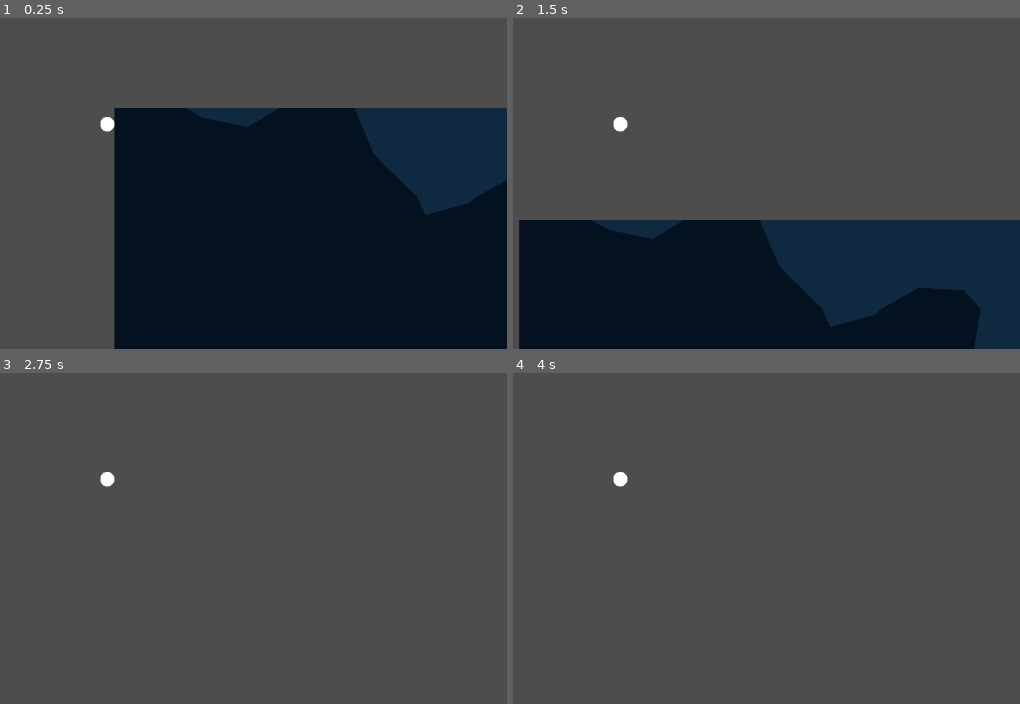
Above: before the commit, frames 1-4 (two rows, left to right).
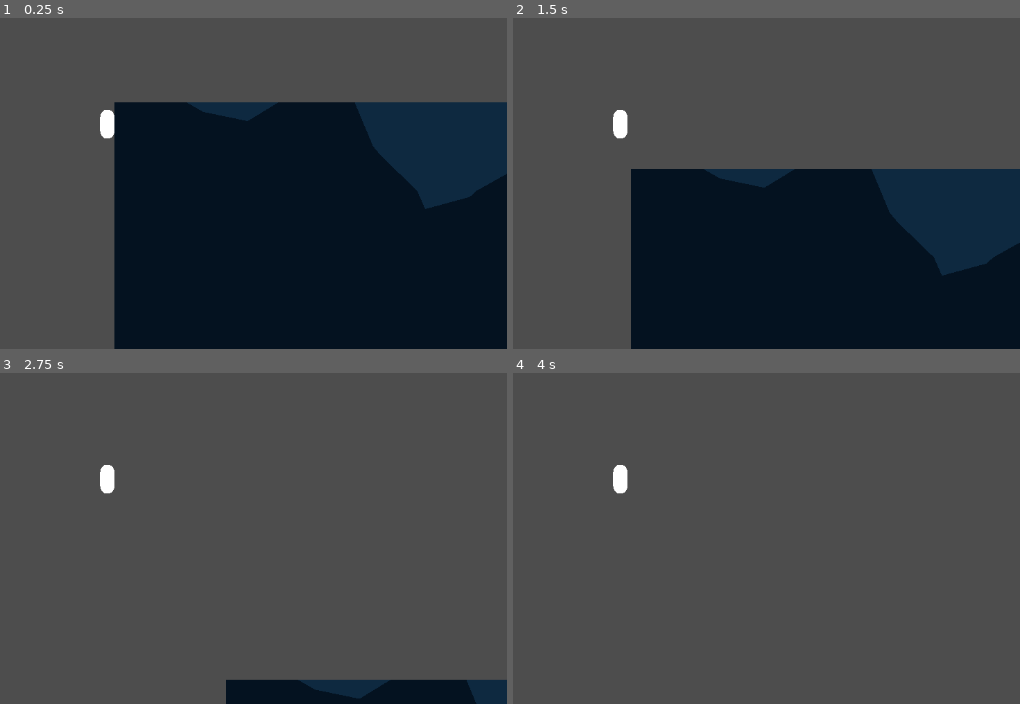
Above: after the commit, the same moments.

Repository: TrevorBuchanan/MyMarchingSquares
Game: Godot game, scene res://scenes/main.tscn
Same seed, same stepped clock (60 frames per second), same inputs: the game is played once before the commit and once after it.
Inputs:
- Up to frame 1 (0.25 s): no input
- Up to frame 2 (1.5 s): hold D (right) 0.53-1.28 s; tap Space (jump) at 0.6, 0.77, 1.07, 1.35 s; hold A (left) from 1.28 s (still down)
- Up to frame 3 (2.75 s): tap Space (jump) at 1.52, 1.82, 2.1 s; release A (left) at 2.03 s; hold D (right) from 2.03 s (still down)
- Up to frame 4 (4 s): tap Space (jump) at 2.85, 3.02, 3.32, 3.6, 3.77 s; tap Enter at 3.5 s; release D (right) at 3.53 s; hold A (left) from 3.53 s (still down)

The runs differ from the first frame. In frame 1, 2.3% of the frame differs, in the area x 19-100%, y 25-60%; in frame 2, 31%, in the area x 1-100%, y 27-100%; in frame 3, 4.2%; in frame 4, 0.1%.

Commit message:
Small changes to player physics

Diff:
--- a/scenes/player2D.tscn
+++ b/scenes/player2D.tscn
@@ -2,9 +2,9 @@
 
 [ext_resource type="Script" path="res://scripts/player2D.gd" id="1_f7i7v"]
 
-[sub_resource type="CircleShape2D" id="CircleShape2D_hnnyg"]
+[sub_resource type="CapsuleShape2D" id="CapsuleShape2D_pe2uo"]
 
-[sub_resource type="SphereMesh" id="SphereMesh_28mjd"]
+[sub_resource type="CapsuleMesh" id="CapsuleMesh_wckw0"]
 
 [sub_resource type="StandardMaterial3D" id="StandardMaterial3D_ixqvd"]
 albedo_color = Color(1, 0.113725, 0.580392, 1)
@@ -20,12 +20,12 @@
 script = ExtResource("1_f7i7v")
 
 [node name="CollisionShape2D" type="CollisionShape2D" parent="."]
-shape = SubResource("CircleShape2D_hnnyg")
+shape = SubResource("CapsuleShape2D_pe2uo")
 
 [node name="MeshInstance2D" type="MeshInstance2D" parent="."]
 position = Vector2(-0.25, -0.500001)
 scale = Vector2(20.5, 21)
-mesh = SubResource("SphereMesh_28mjd")
+mesh = SubResource("CapsuleMesh_wckw0")
 texture = SubResource("MeshTexture_0e5tx")
 
 [node name="Camera2D" type="Camera2D" parent="."]
--- a/scripts/player2D.gd
+++ b/scripts/player2D.gd
@@ -2,16 +2,13 @@
 
 signal hit
 
-var velo = 0.0
-var acc = 0.0
-
-const ACC = 25.0
-const MAX_VELO = 400.0
-const JUMP_VELOCITY = -400.0
+@export var acc := 300.0
+@export var max_velocity := 400.0
+@export var jump_velocity := -400.0
+@export var damping := 0.99
 
 # Get the gravity from the project settings to be synced with RigidBody nodes.
 var gravity = ProjectSettings.get_setting("physics/2d/default_gravity")
-
 
 func _physics_process(delta):
 	# Add the gravity.
@@ -19,16 +16,27 @@
 
 	# Handle jump.
 	if Input.is_action_just_pressed("jump"):
-		velocity.y = JUMP_VELOCITY
+		velocity.y = jump_velocity
 
-	# Handle left right moves
+	# Handle left-right movement
 	if Input.is_action_pressed("right"):
-		velocity.x += ACC
-		if velocity.x > MAX_VELO:
-			velocity.x = MAX_VELO
+		velocity.x += acc * delta
 	elif Input.is_action_pressed("left"):
-		velocity.x -= ACC
-		if velocity.x < -MAX_VELO:
-				velocity.x = -MAX_VELO
+		velocity.x -= acc * delta
+	else:
+		velocity.x *= damping
 
+	# Clamp the velocity to ensure it doesn't exceed maximum velocity
+	velocity.x = clamp(velocity.x, -max_velocity, max_velocity)
+
+	# Move the character and handle collisions
 	move_and_slide()
+
+	# Emit hit signal if a collision occurs
+	if is_on_wall():
+		emit_signal("hit")
+		velocity.x = 0
+
+# Optional: Use this function to reset velocity upon hit signal
+func _on_hit():
+	velocity = Vector2.ZERO
